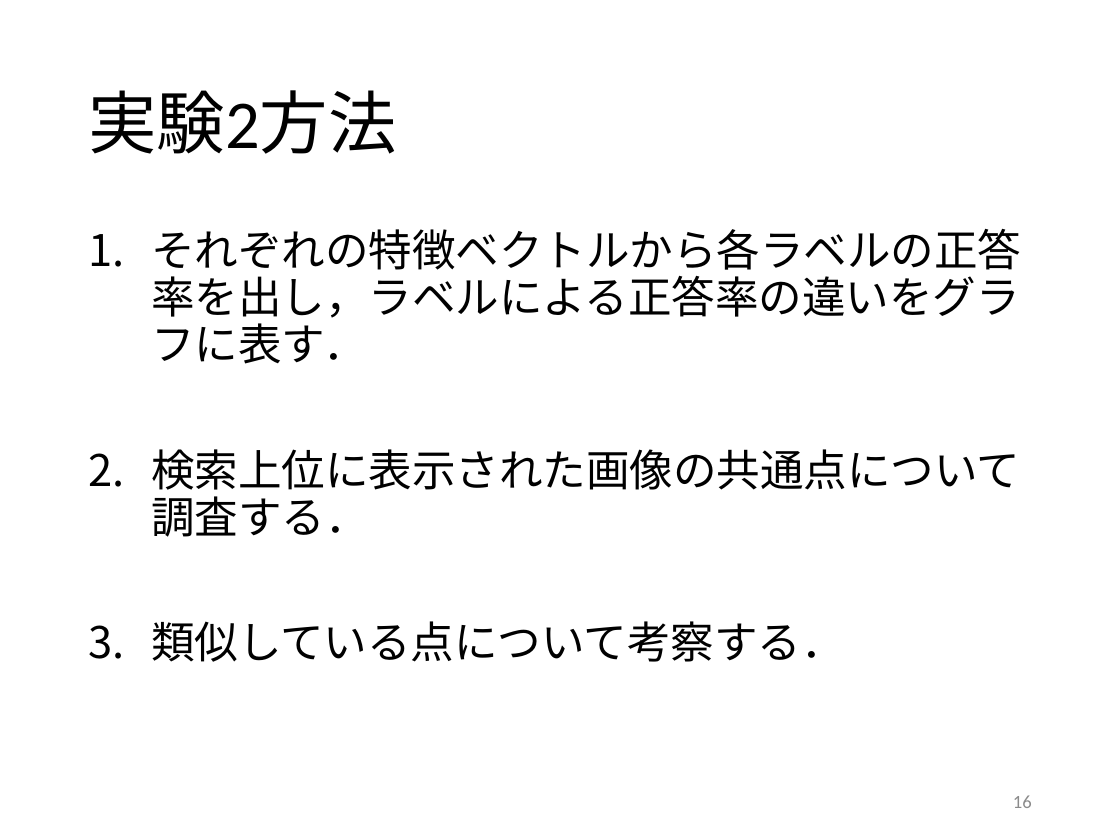
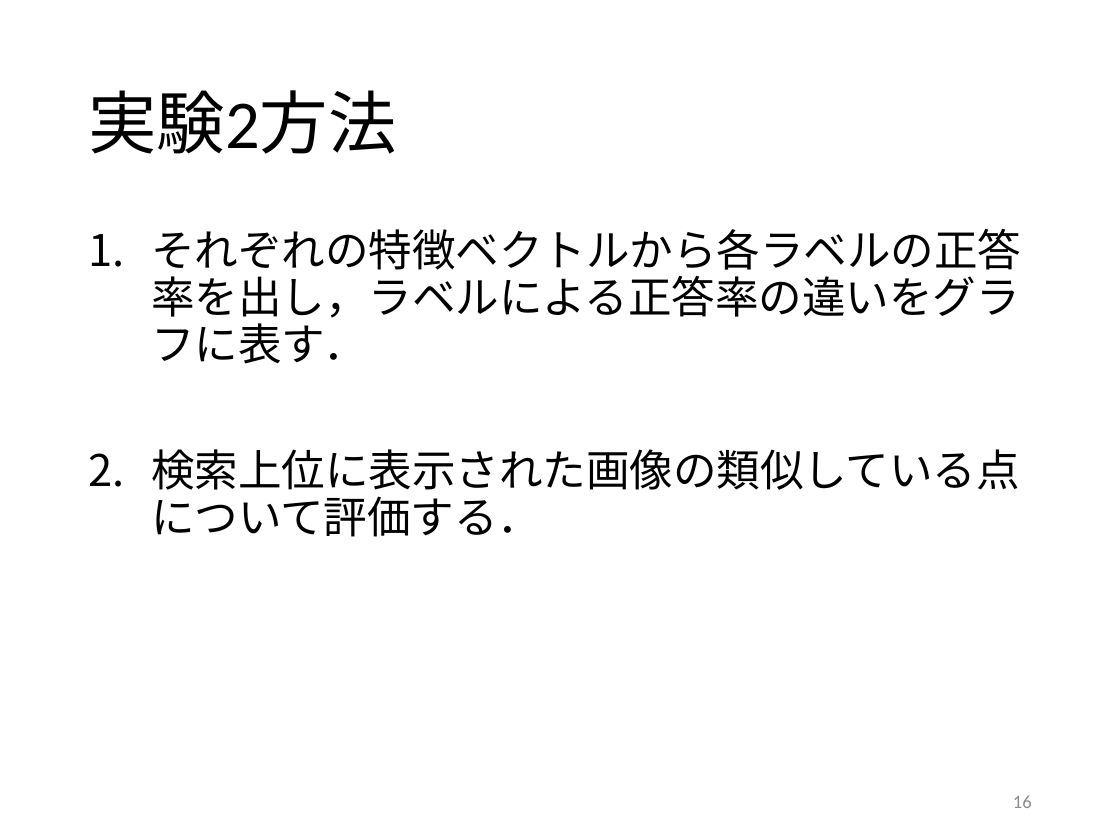
Before and after one commit to kait-takanolab/1821005-yoshioka-thesis, a slide deck: slide 16 of 卒研発表/1821005_0120.pptx. Drawn at 1120x840 pixels with LibreOffice and Linux fonts; fonts in the diff are those of the drawing. Boxes give left, top, right and bottom in pixels: in the first picture for what was removed or moved away, otherwise in the second. Text is boxed around its words. In the diff, an @@ line names an element or a change of style, - is before the commit and + after.

```diff
--- a/卒研発表/1821005_0120.pptx
+++ b/卒研発表/1821005_0120.pptx
@@ text at <box>151,449,1020,537</box>: text changed @@
-2. 検索上位に表示された画像の共通点について調査する．
-3. 類似している点について考察する．
+2. 検索上位に表示された画像の類似している点について評価する．
```
Also in this commit, not shown: 4 other slides changed.
